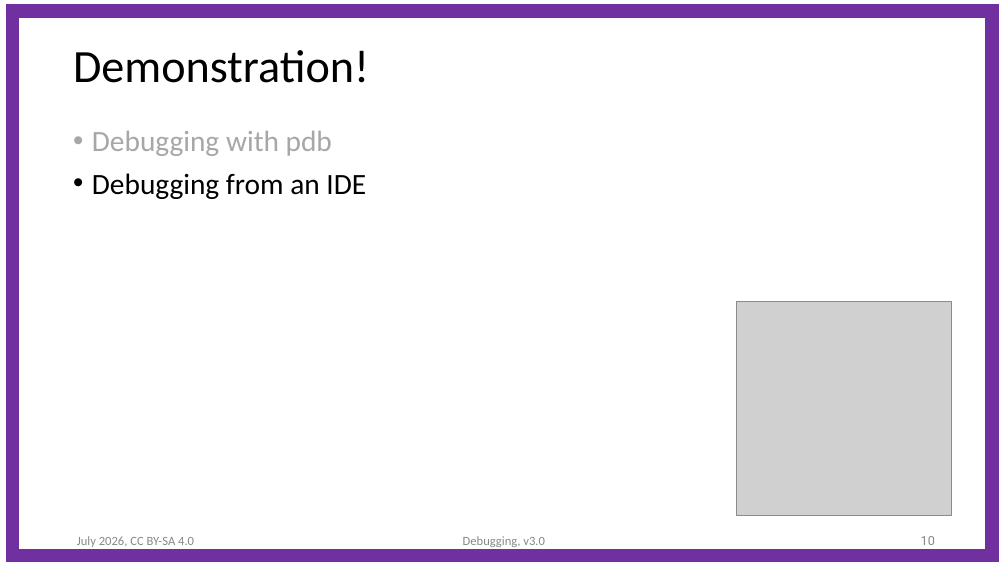
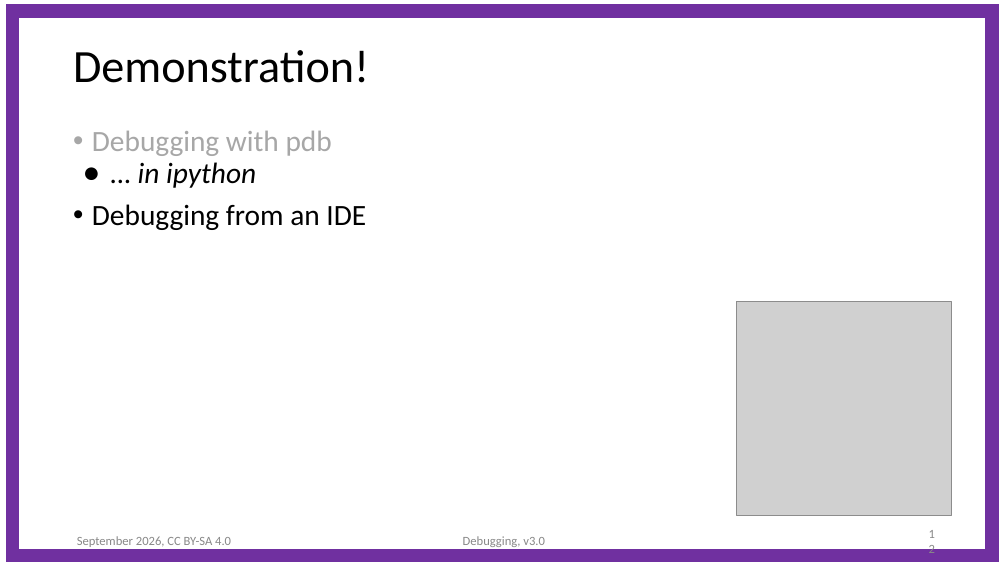
Before and after one commit to ASPP/testing_debugging_profiling, a slide deck: slide 12 of debugging.pptx (slide 10 before the commit). Drawn at 1008x567 pixels with LibreOffice and Linux fonts; fonts in the diff are those of the drawing; grey boxes stand for pictures. Boxes give left, top, right and bottom in pixels: in the first picture for what was removed or moved away, otherwise in the second. Text is boxed around its words. In the diff, an @@ line names an element or a change of style, - is before the commit and + after.

Commit message:
Small changes to debug presi for Prague

```diff
--- a/debugging.pptx
+++ b/debugging.pptx
@@ text at bbox=[92, 131, 366, 230]: less space between paragraphs @@
@@ text at bbox=[138, 162, 256, 188]: paragraph added @@
+● … in ipython
@@ text at bbox=[77, 536, 231, 547]: text changed @@
-July 2026, CC BY-SA 4.0
+September 2026, CC BY-SA 4.0
@@ page number at bbox=[921, 536, 935, 545]: text changed; font Roboto to Calibri @@
-10
+12
```
Also in this commit, not shown: 19 other slides changed, 2 slides added, 1 other file.
